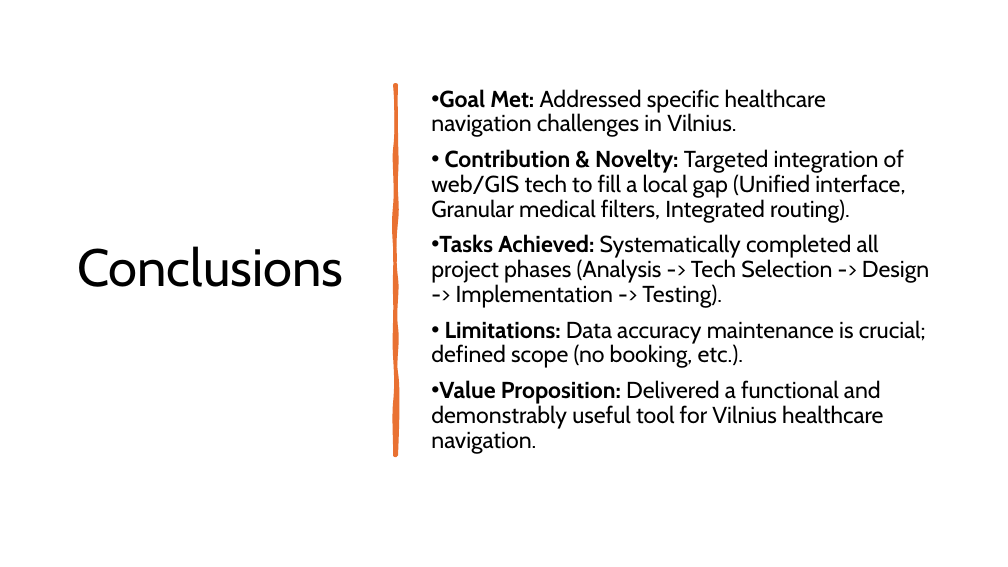
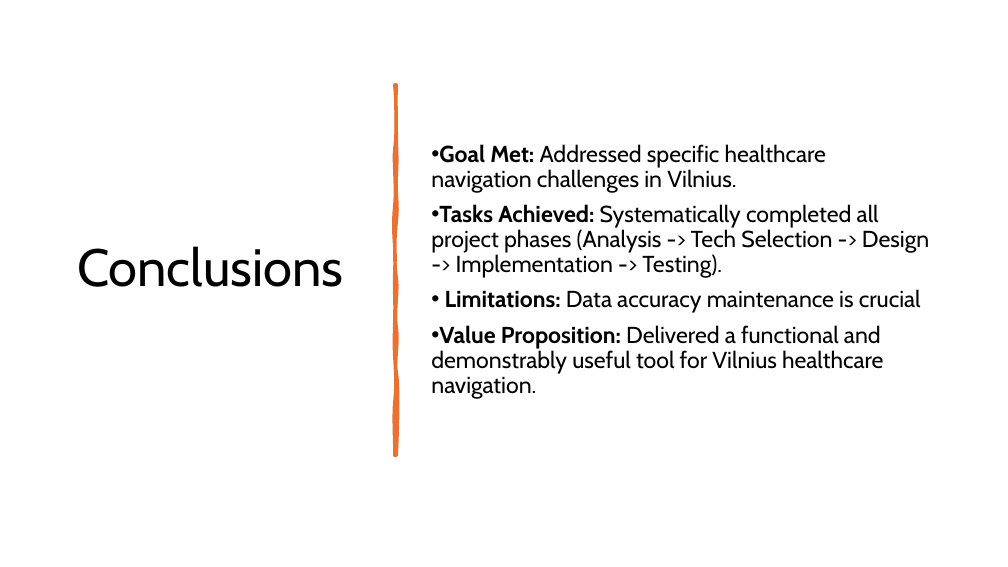
Before and after one commit to ufuksaylan/tez, a slide deck: slide 10 of PresentationFinal.pptx (slide 12 before the commit). Drawn at 1008x567 pixels with LibreOffice and Linux fonts; fonts in the diff are those of the drawing. Boxes give left, top, right and bottom in pixels: in the first picture for what was removed or moved away, otherwise in the second. Text is boxed around its words. In the diff, an @@ line names an element or a change of style, - is before the commit and + after.

Commit message:
tez

```diff
--- a/PresentationFinal.pptx
+++ b/PresentationFinal.pptx
@@ text at bbox=[431, 149, 905, 223]: paragraph removed @@
-• Contribution & Novelty: Targeted integration of web/GIS tech to fill a local gap (Unified interface, Granular medical filters, Integrated routing).
@@ text at bbox=[445, 289, 921, 313]: text changed @@
-• Limitations: Data accuracy maintenance is crucial; defined scope (no booking, etc.).
+• Limitations: Data accuracy maintenance is crucial
```
Also in this commit, not shown: 2 other slides changed, 1 slide added, 3 slides removed.
